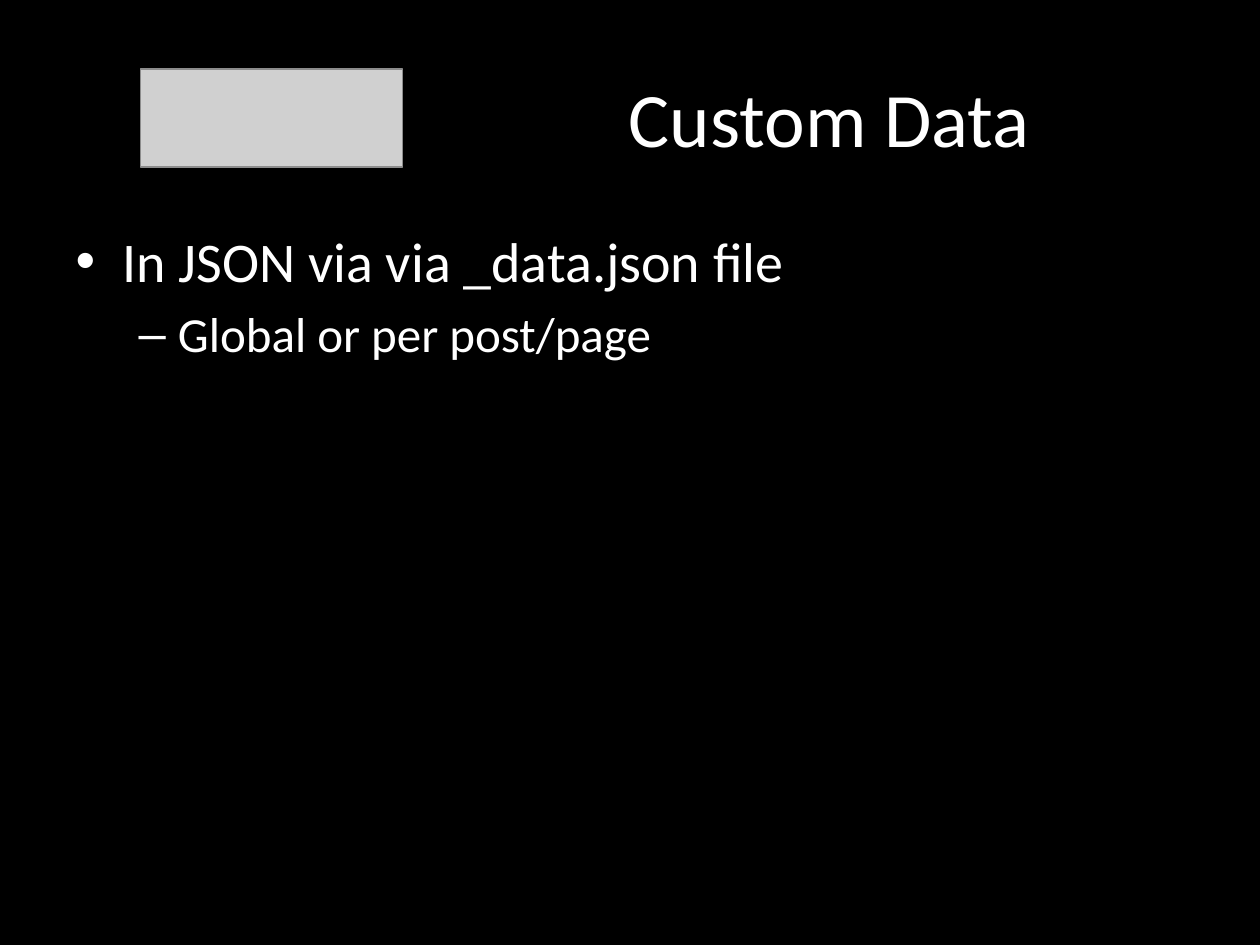
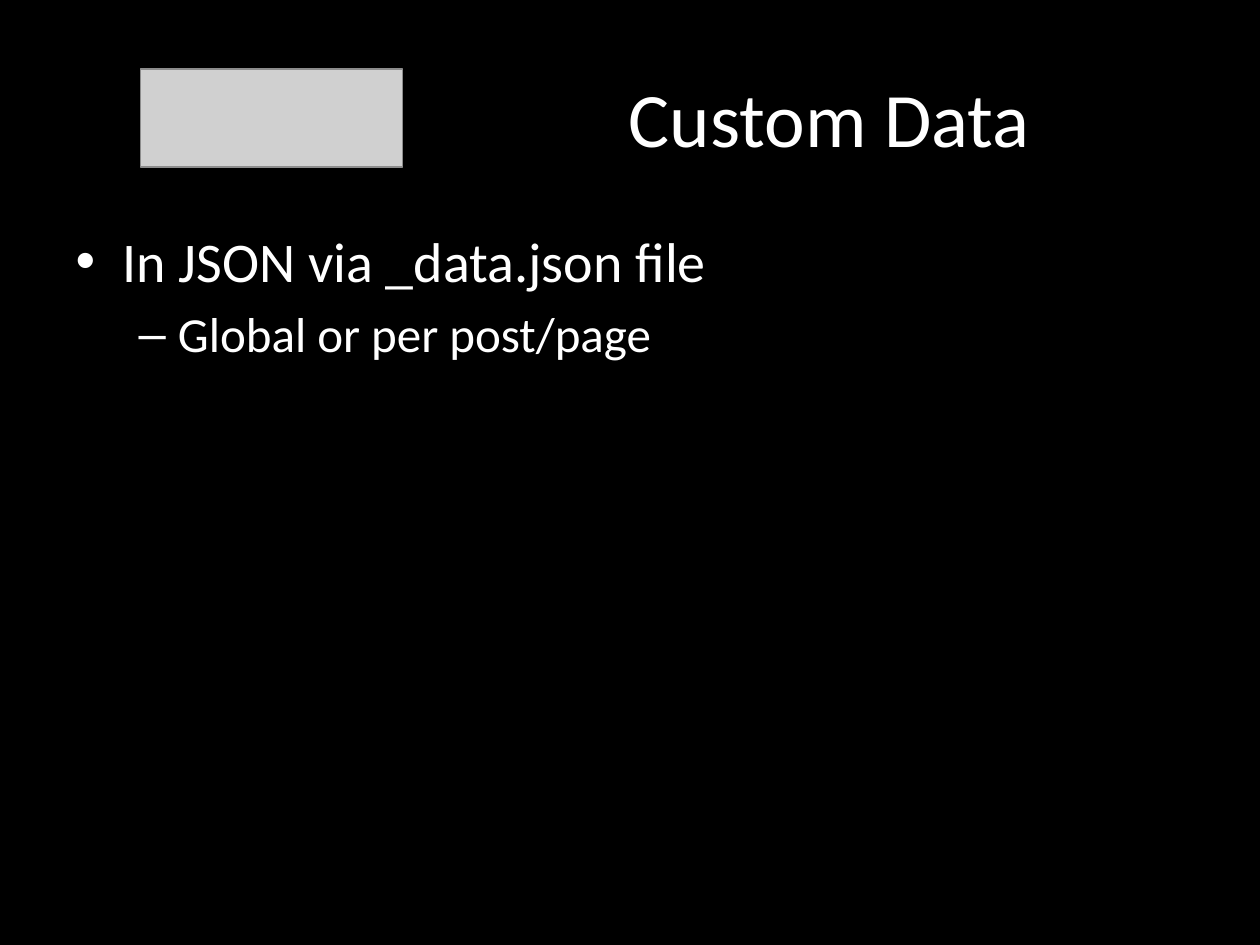
Before and after one commit to remotesynth/Static-Site-Samples, a slide deck: slide 36 of static-sites.pptx (slide 37 before the commit). Drawn at 1260x945 pixels with LibreOffice and Linux fonts; fonts in the diff are those of the drawing; grey boxes stand for pictures. Boxes give left, top, right and bottom in pixels: in the first picture for what was removed or moved away, otherwise in the second. Text is boxed around its words. In the diff, an @@ line names an element or a change of style, - is before the commit and + after.

Commit message:
Slide updates

```diff
--- a/static-sites.pptx
+++ b/static-sites.pptx
@@ text at <box>123,243,705,292</box>: text changed @@
-• In JSON via via _data.json file
+• In JSON via _data.json file
```
Also in this commit, not shown: 2 other slides changed, 1 slide removed.
